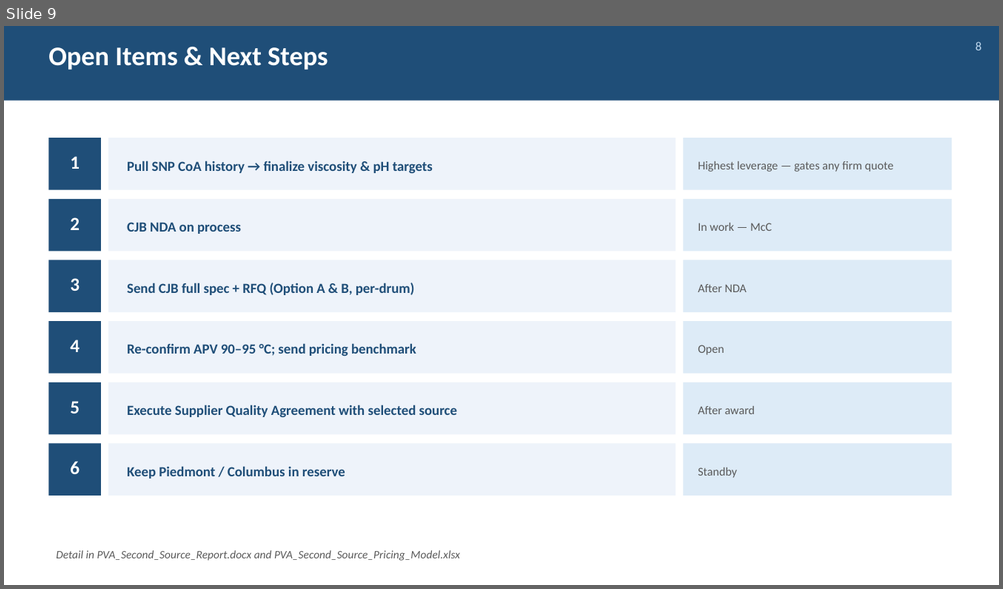
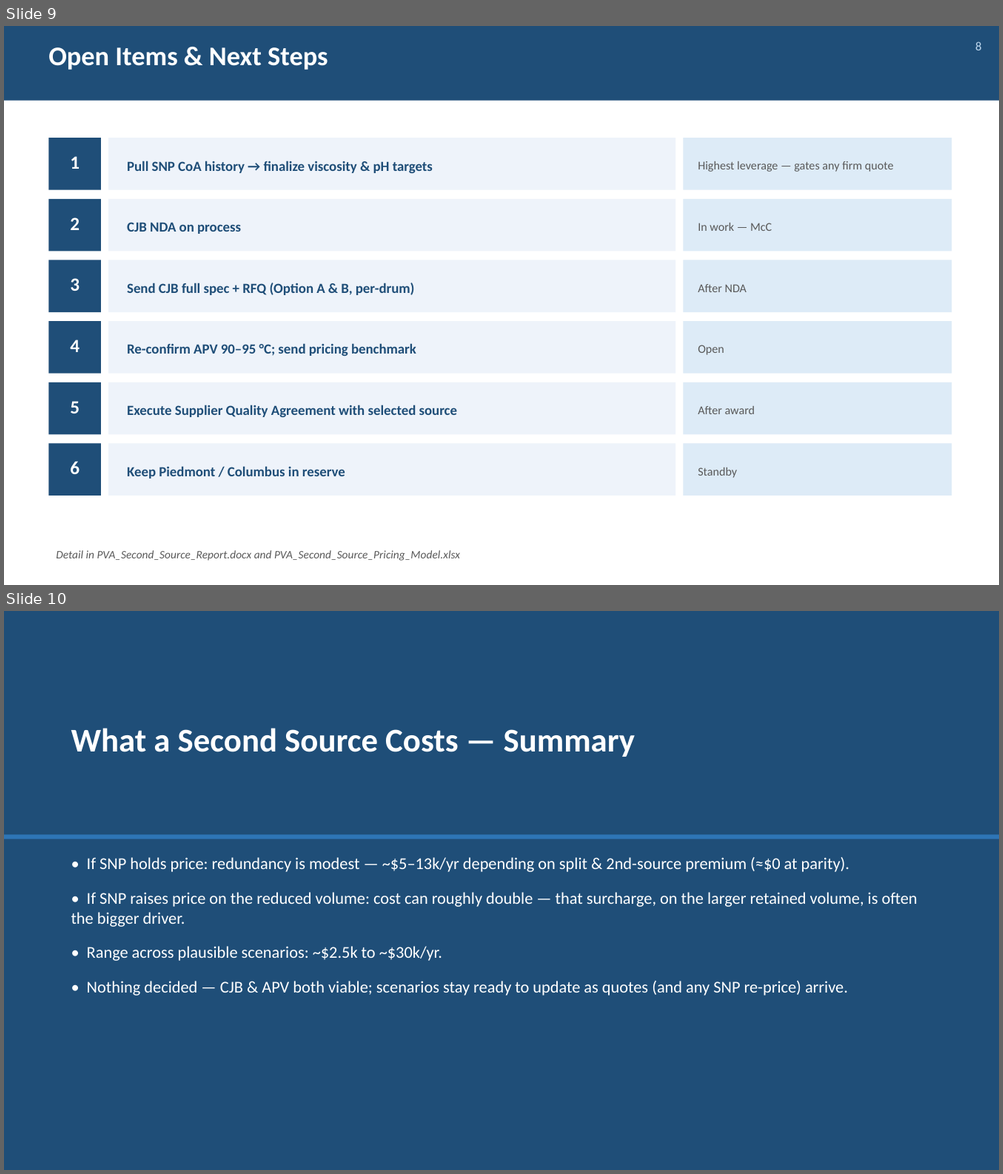
Before and after one commit to naviero1/Claude-Works, a slide deck: PVA second supplier initiative/PVA_Second_Source_Slides.pptx. Shown one above the other, each under a label of ours: slide 9 before the commit, slides 9 and 10 after it. The pictures are 1003x589 and 1003x1174 pixels, drawn with LibreOffice and Linux fonts; fonts in the diff are those of the drawing. Boxes give left, top, right and bottom in pixels: in the first picture for what was removed or moved away, otherwise in the second. Text is boxed around its words. In the diff, an @@ line names an element or a change of style, - is before the commit and + after.

```diff
--- a/PVA second supplier initiative/PVA_Second_Source_Slides.pptx
+++ b/PVA second supplier initiative/PVA_Second_Source_Slides.pptx
@@ slide 10 added at [4,611,999,1170], background #FFFFFF @@
@@ rectangle added at [4,611,999,1170], fill #1F4E78 @@
@@ text added at [71,728,634,757], 32 pt, text #FFFFFF, bold @@
+What a Second Source Costs — Summary
@@ rectangle added at [4,834,999,840], fill #2E75B6 @@
@@ text added at [71,857,917,996], 16 pt, text #FFFFFF @@
+• If SNP holds price: redundancy is modest — ~$5–13k/yr depending on split & 2nd-source premium (≈$0 at parity).
+• If SNP raises price on the reduced volume: cost can roughly double — that surcharge, on the larger retained volume, is often the bigger driver.
+• Range across plausible scenarios: ~$2.5k to ~$30k/yr.
+• Nothing decided — CJB & APV both viable; scenarios stay ready to update as quotes (and any SNP re-price) arrive.
```
Also in this commit, not shown: 2 slides changed, 1 slide removed, 2 other files.
